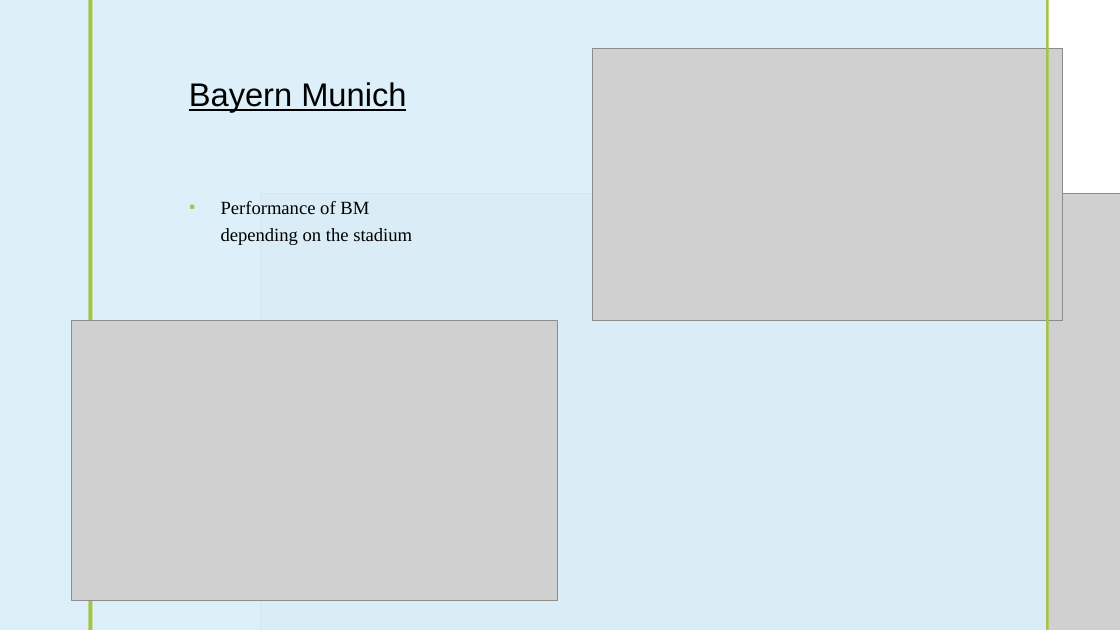
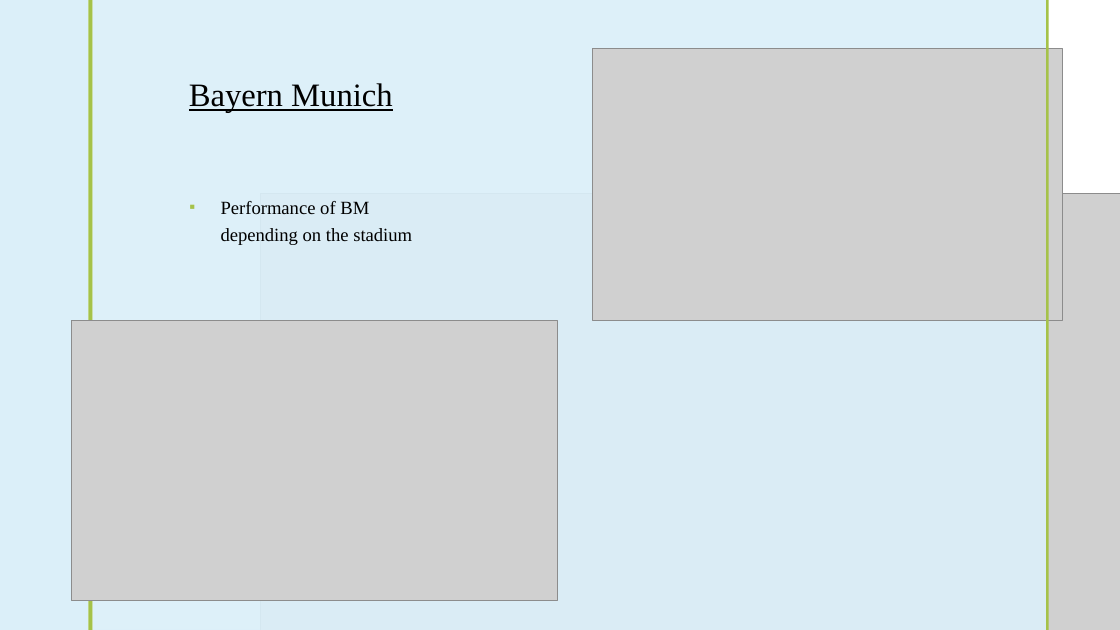
Before and after one commit to turoprophet/DAWA_DWH, a slide deck: slide 12 of DAWA.pptx. Drawn at 1120x630 pixels with LibreOffice and Linux fonts; fonts in the diff are those of the drawing; grey boxes stand for pictures; background and template pictures are left out. Boxes give left, top, right and bottom in pixels: in the first picture for what was removed or moved away, otherwise in the second. Text is boxed around its words. In the diff, an @@ line names an element or a change of style, - is before the commit and + after.

```diff
--- a/DAWA.pptx
+++ b/DAWA.pptx
@@ title "Bayern Munich" at box(189, 83, 393, 113): font Arial to Times New Roman @@
```
Also in this commit, not shown: 6 other slides changed, 1 slide added.
